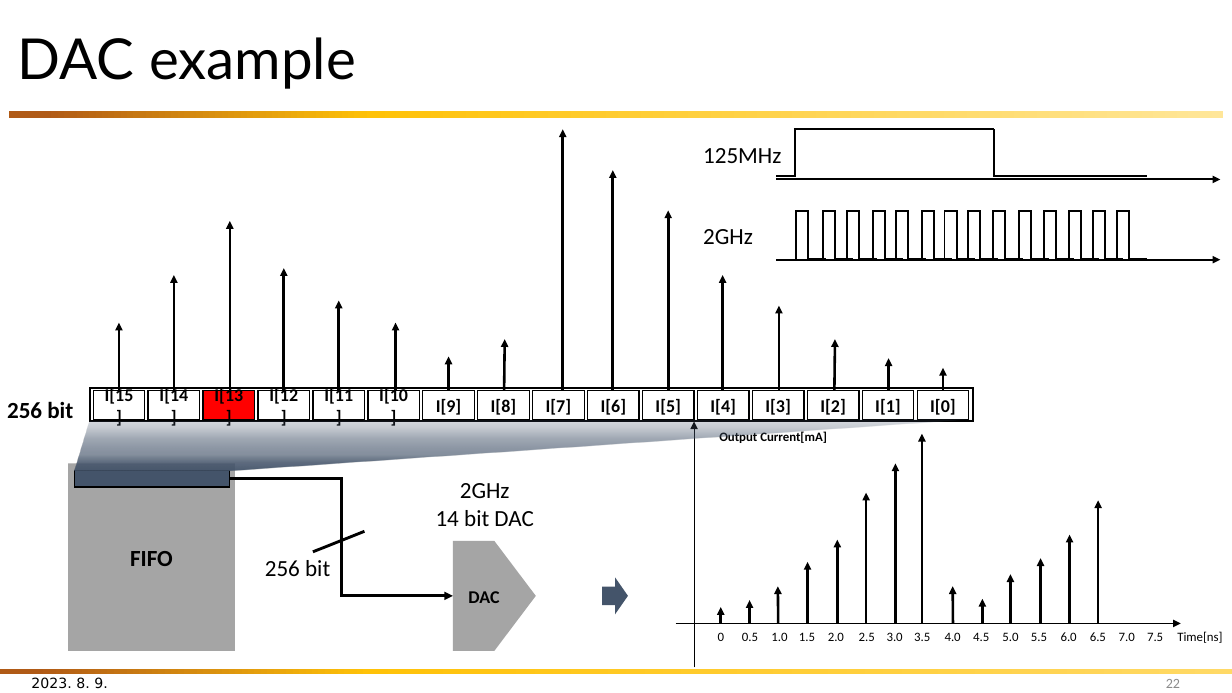
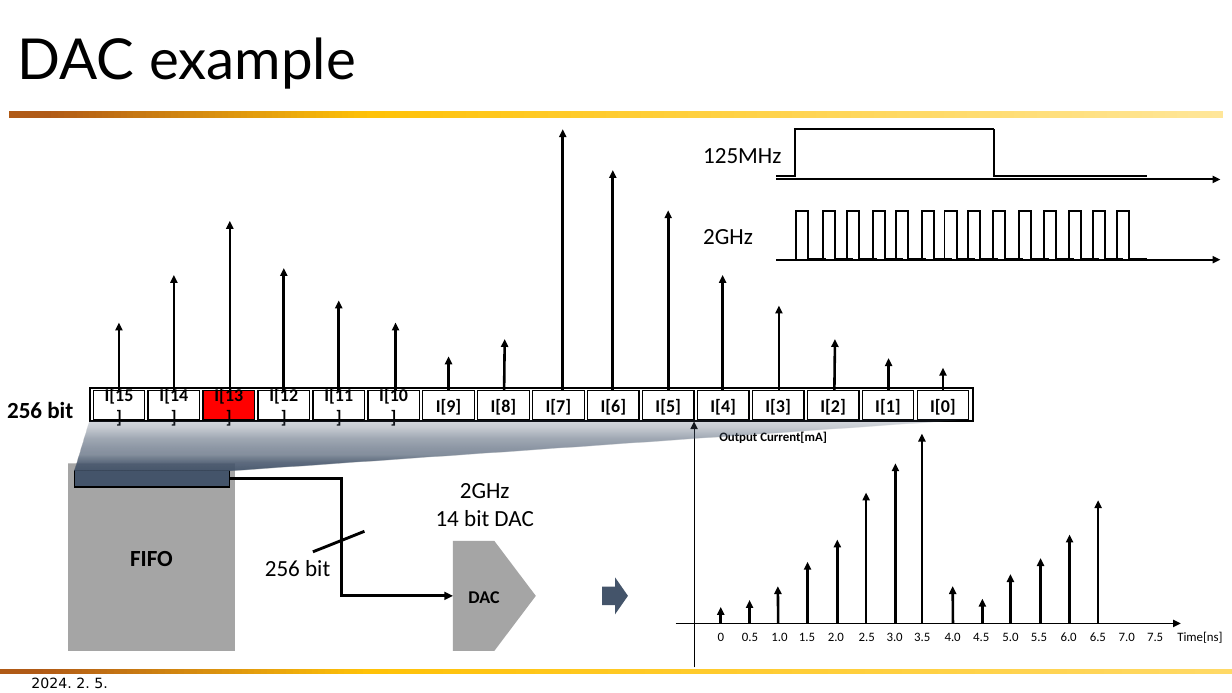
Before and after one commit to snu-quiqcl/Vivado_prj_manager, a slide deck: slide 22 of Document/PPT/LabSeminar/20240202/20240202_RFSoC_LabSeminar.pptx. Drawn at 1232x693 pixels with LibreOffice and Linux fonts; fonts in the diff are those of the drawing. Boxes give left, top, right and bottom in pixels: in the first picture for what was removed or moved away, otherwise in the second. Text is boxed around its words. In the diff, an @@ line names an element or a change of style, - is before the commit and + after.

```diff
--- a/Document/PPT/LabSeminar/20240202/20240202_RFSoC_LabSeminar.pptx
+++ b/Document/PPT/LabSeminar/20240202/20240202_RFSoC_LabSeminar.pptx
@@ text at (31,677,107,689): text changed @@
-2023. 8. 9.
+2024. 2. 5.
@@ page number removed at (1166,679,1180,688) @@
-22
```
Also in this commit, not shown: 33 other slides changed, 13 slides added, 2 slides removed, 19 other files.
